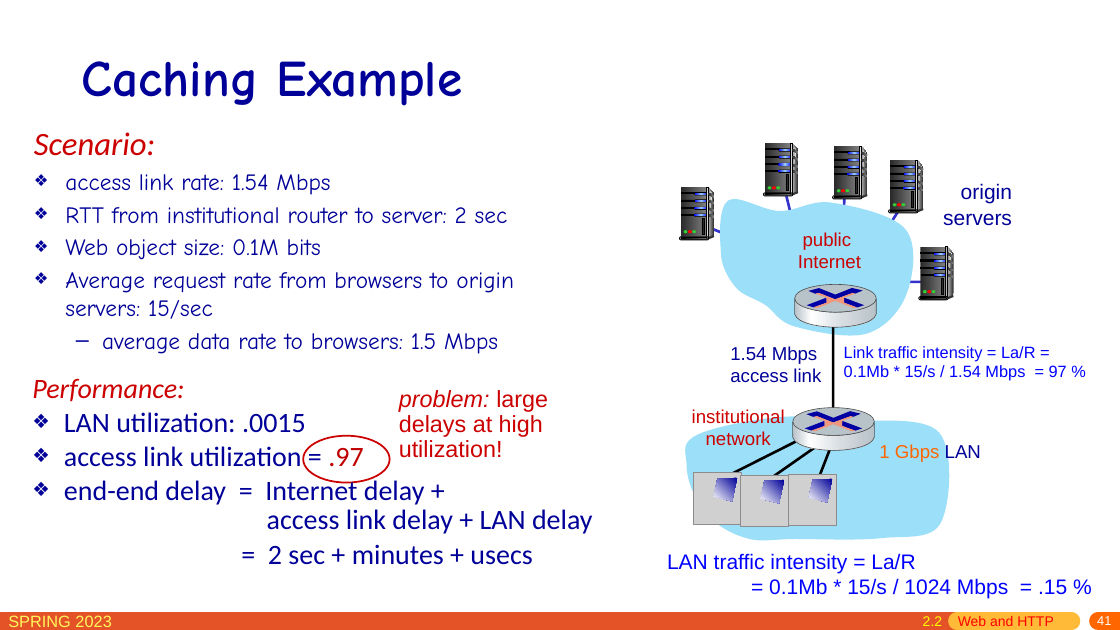
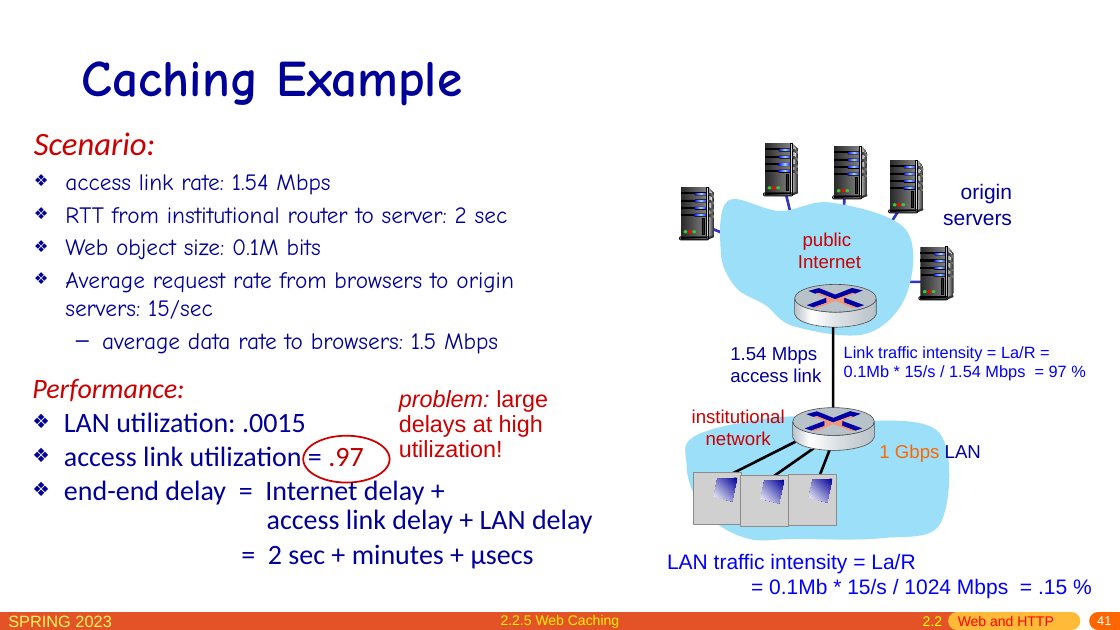
Before and after one commit to network-whu/slides, a slide deck: slide 41 of pptx/chapter2.pptx. Drawn at 1120x630 pixels with LibreOffice and Linux fonts; fonts in the diff are those of the drawing; grey boxes stand for pictures. Boxes give left, top, right and bottom in pixels: in the first picture for what was removed or moved away, otherwise in the second. Text is boxed around its words. In the diff, an @@ line names an element or a change of style, - is before the commit and + after.

```diff
--- a/pptx/chapter2.pptx
+++ b/pptx/chapter2.pptx
@@ text at [268, 544, 534, 569]: text changed @@
-= 2 sec + minutes + usecs
+= 2 sec + minutes + μsecs
@@ text added at [501, 615, 619, 628], 12 pt, text #FFF105 @@
+2.2.5 Web Caching
```
Also in this commit, not shown: 28 other slides changed.
